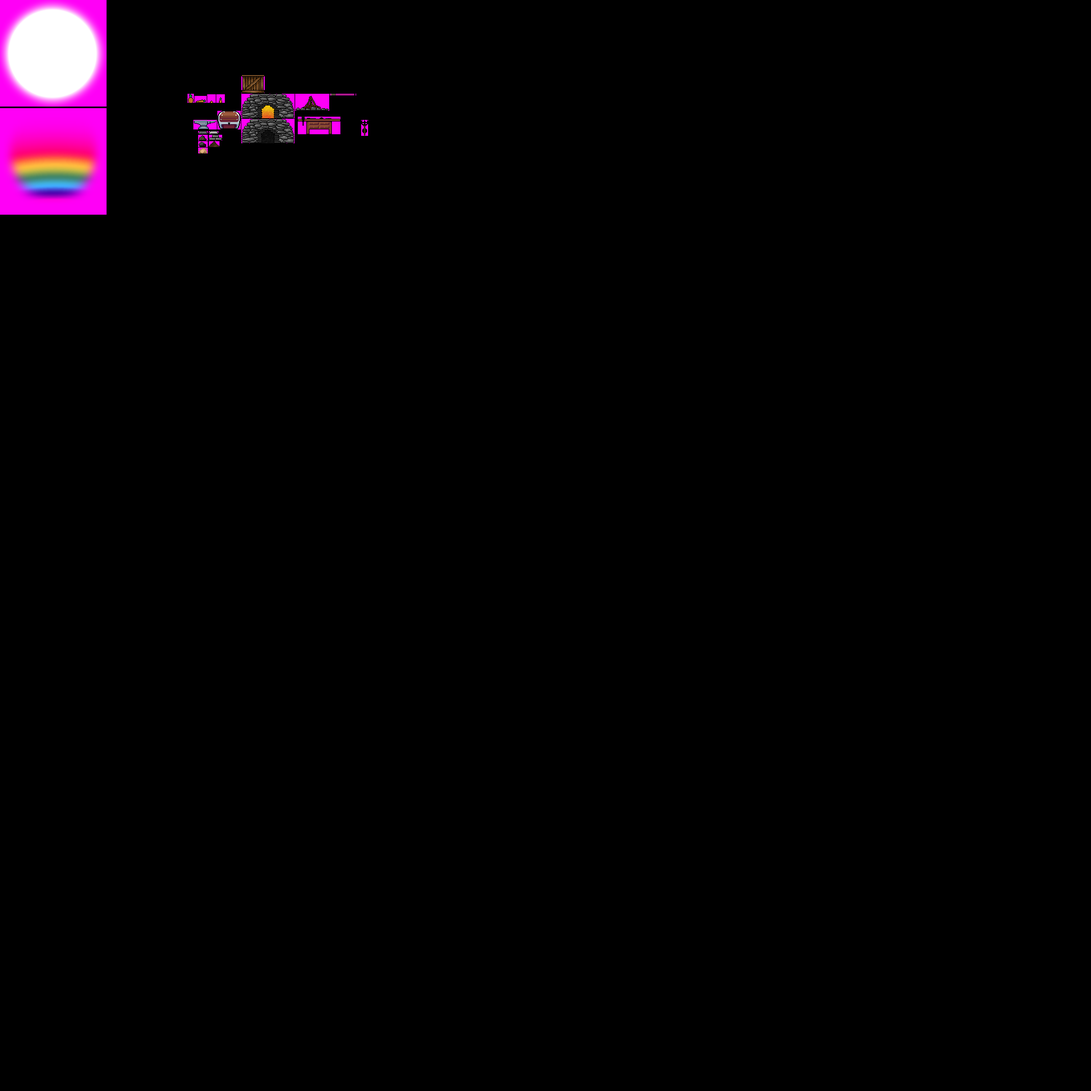
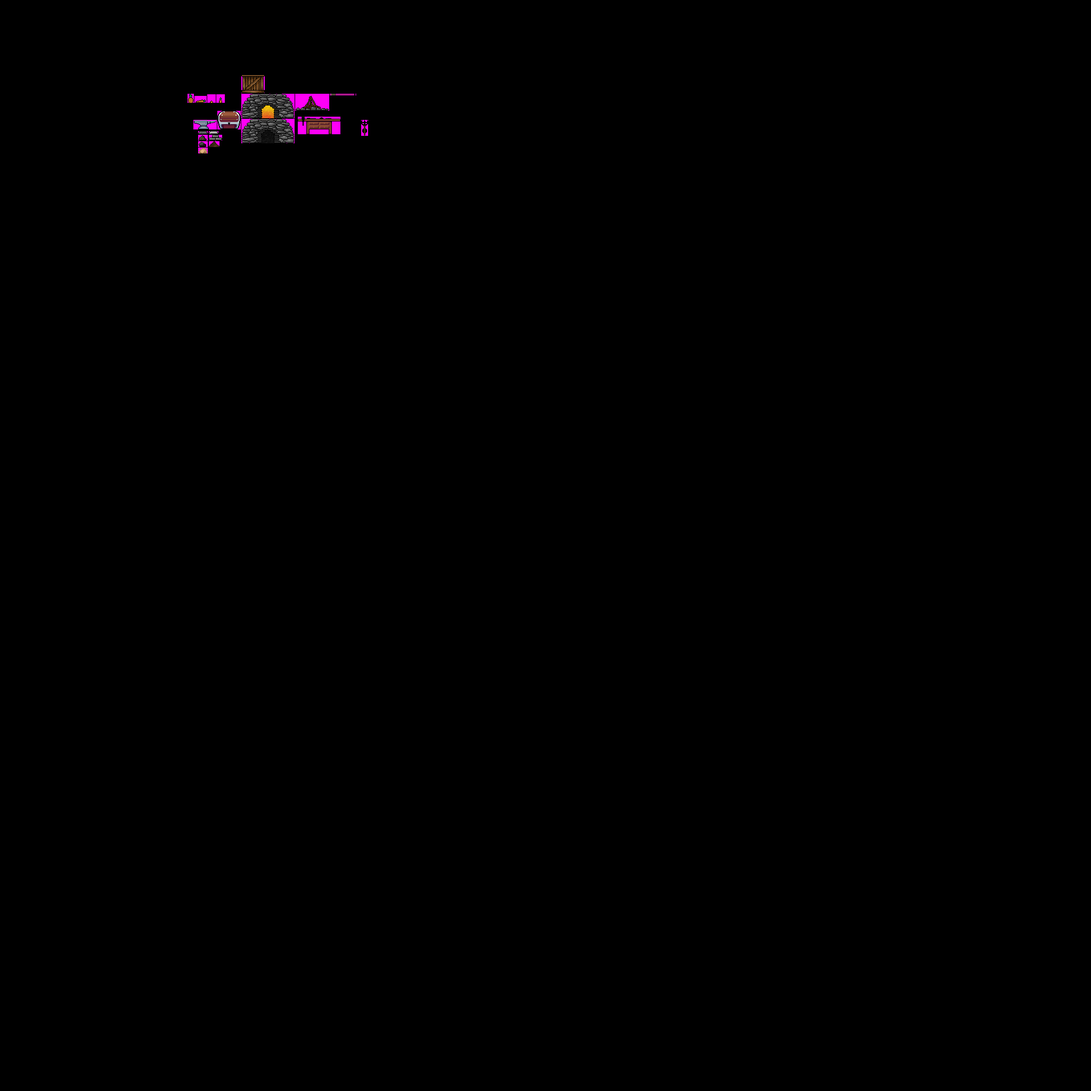
Layer changes from the first 1091 × 1091 image to the second:
removed layer "Layer 4" over 0, 112, 107, 209
renamed "Layer 0" to "Textures", painted on it over 0, 0, 108, 154
renamed "Layer 2" to "Grid", painted on it over 0, 0, 108, 215
